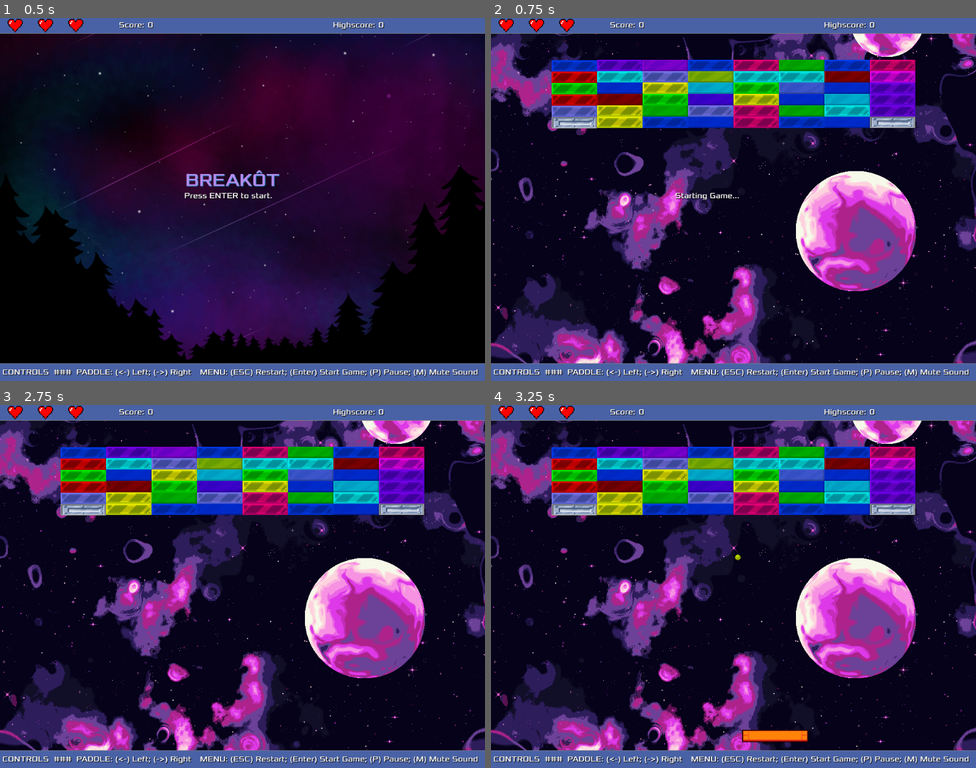
Above: before the commit, frames 1-4 (two rows, left to right).
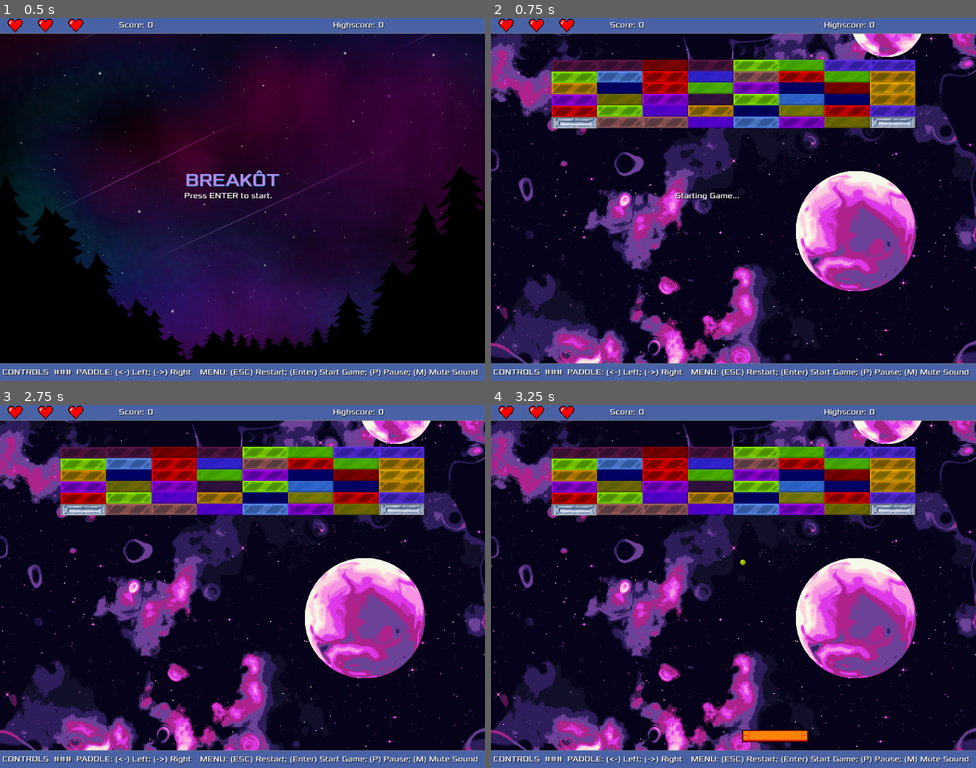
Above: after the commit, the same moments.

Repository: cristiadu/breakot
Game: Godot game, scene res://Main.tscn
Same seed, same stepped clock (60 frames per second), same inputs: the game is played once before the commit and once after it.
Inputs:
- Up to frame 1 (0.5 s): no input
- Up to frame 2 (0.75 s): tap Enter (ui_accept) at 0.5, 0.6 s; hold Right (ui_right) from 0.53 s (still down)
- Up to frame 3 (2.75 s): tap Enter (ui_accept) at 0.77, 1.07, 1.25, 1.35, 1.52, 1.82, 2, 2.1 s; release Right (ui_right) at 1.28 s; hold Left (ui_left) 1.28-2.03 s; hold Right (ui_right) from 2.03 s (still down)
- Up to frame 4 (3.25 s): keep holding Right (ui_right); tap Enter (ui_accept) at 2.75, 2.85, 3.02 s

Frame 1 is identical in both runs. In frame 2, 14% of the frame differs, in the area x 12-88%, y 11-31%; in frame 3, 14%; in frame 4, 14%, in the area x 12-88%, y 11-45%.

Commit message:
Adjusting ball speed & blocks color options

Diff:
--- a/Ball.gd
+++ b/Ball.gd
@@ -2,8 +2,9 @@
 
 signal lost_life
 
-@export var initial_speed = 150.0
-@export var speed_increment = 75.0
+@export var initial_speed = 225.0
+@export var speed_increment = 25.0
+@export var speed_increment_interval = 6.0
 
 var speed: float = initial_speed
 var ball_paused: bool = true
@@ -11,6 +12,7 @@
 
 
 func _ready():
+	$BallSpeedTimer.wait_time = speed_increment_interval
 	var err = $BallSpeedTimer.timeout.connect(increase_ball_speed)
 	if err:
 		print("Error when creating ball speed timer.")
--- a/Ball.tscn
+++ b/Ball.tscn
@@ -9,6 +9,7 @@
 
 [node name="Ball" type="CharacterBody2D"]
 scale = Vector2(0.5, 0.5)
+floor_constant_speed = true
 script = ExtResource("2")
 
 [node name="Sprite2D" type="Sprite2D" parent="."]
--- a/Main.gd
+++ b/Main.gd
@@ -31,10 +31,10 @@
 
 func _process(_delta):
 	if (not game_started) and Input.is_action_just_pressed("ui_accept"):
-		game_started = true
 		current_level_number = 1
 		$StartGameSound.play()
 		start_level(current_level_number)
+		game_started = true
 	if Input.is_action_just_pressed("ui_cancel") and game_started:
 		game_started = false
 		pause_game_objects()
--- a/blocks/Block.gd
+++ b/blocks/Block.gd
@@ -5,15 +5,16 @@
 
 var random = RandomNumberGenerator.new()
 var colors = [
-	Color(1, 0, 0.5, 1),
-	Color(1, 0, 0, 1),
-	Color(0, 1, 0, 1),
-	Color(0, 0.25, 1, 1),
-	Color(1, 1, 0, 1),
-	Color(0, 1, 1, 1),
-	Color(1, 0, 1, 1),
-	Color(0.5, 0, 1, 1),
-	Color(0.5, 0.5, 1, 1),
+	Color(0.6, 1, 0, 1), # neon green
+	Color(0.7, 0, 1, 1), # magenta pink
+	Color(1, 0.7, 0, 1), # bright yellow
+	Color(0.4, 0.2, 1, 1), # violet
+	Color(1, 0, 0, 1), # red
+	Color(0.9, 0.6, 0, 1), # orange
+	Color(0.4, 0.6, 1, 1), # light blue
+	Color(0.7, 0.4, 0.4, 1), # light brown
+	Color(0, 0, 0.5, 1), # dark blue
+	Color(0.4, 0.1, 0.3, 1), # wine color
 ]
 
 signal hit
